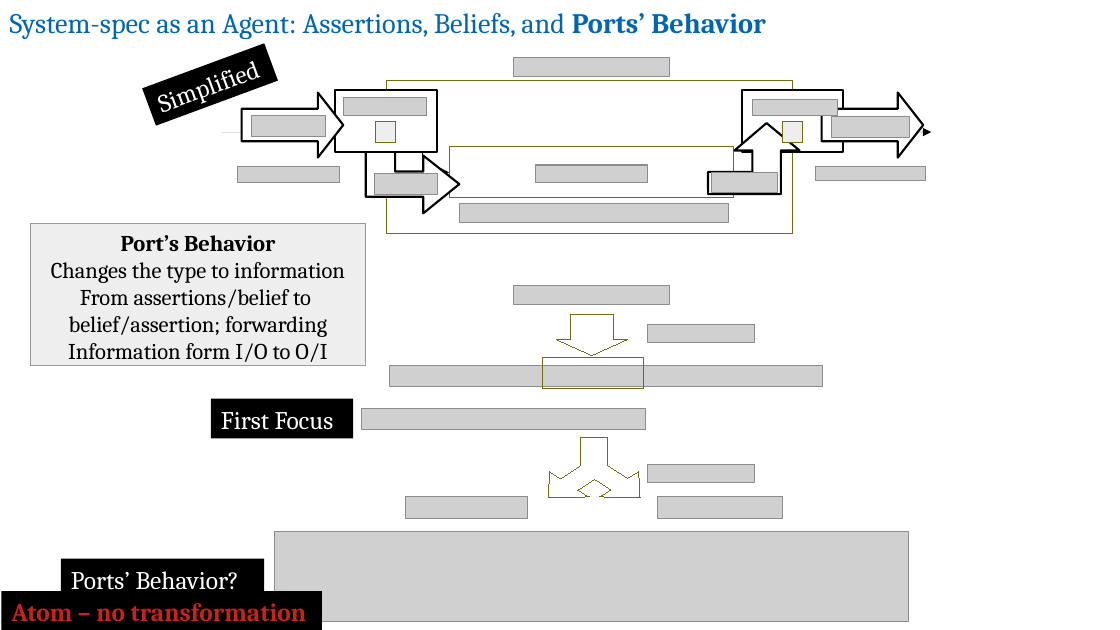
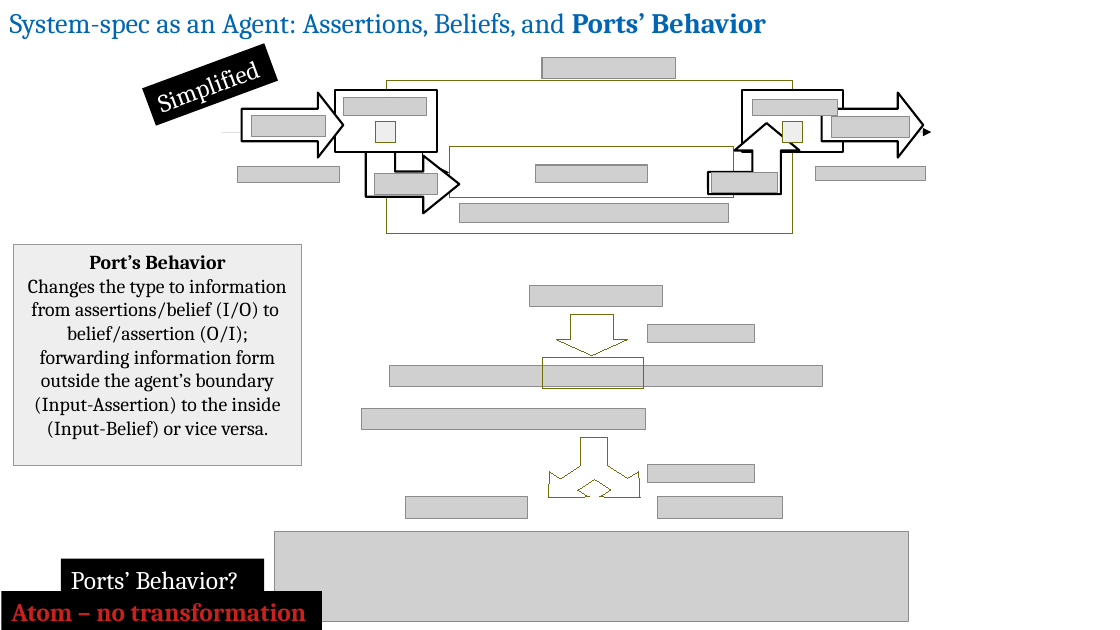
Before and after one commit to v-research/cybersecurity, a slide deck: slide 12 of images/v-research_tool-abf.odp (slide 11 before the commit). Drawn at 1120x630 pixels with LibreOffice and Linux fonts; fonts in the diff are those of the drawing; grey boxes stand for pictures. Boxes give left, top, right and bottom in pixels: in the first picture for what was removed or moved away, otherwise in the second. Text is boxed around its words. In the diff, an @@ line names an element or a change of style, - is before the commit and + after.

Commit message:
first final draft tool presentation

```diff
--- a/images/v-research_tool-abf.odp
+++ b/images/v-research_tool-abf.odp
@@ picture: place and size @@
-picture at (513, 57, 670, 76)
+picture at (543, 58, 677, 79)
@@ rectangle "Port’s Behavior": place and size @@
-rectangle "Port’s Behavior" at (30, 224, 366, 366)
+rectangle "Port’s Behavior" at (14, 245, 302, 466)
@@ text in rectangle at (89, 255, 225, 269): size 16 to 14 pt in "Port’s Behavior" @@
@@ text in rectangle at (28, 279, 287, 439): text changed; size 16 to 14 pt @@
-Changes the type to information
-From assertions/belief to
-belief/assertion; forwarding
-Information form I/O to O/I
+Changes the type to information from assertions/belief (I/O) to
+belief/assertion (O/I); forwarding information form outside the agent’s boundary (Input-Assertion) to the inside (Input-Belief) or vice versa.
@@ picture: place and size @@
-picture at (513, 286, 670, 305)
+picture at (530, 286, 664, 307)
@@ rectangle removed at (211, 398, 354, 438) @@
-First Focus
```
Also in this commit, not shown: 24 other slides changed, 12 slides added, 15 slides removed.
